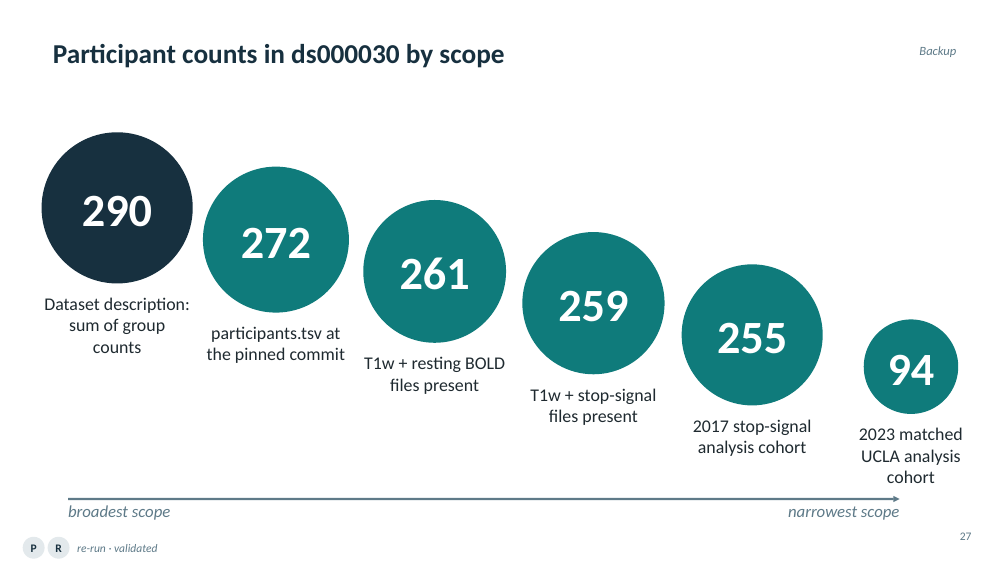
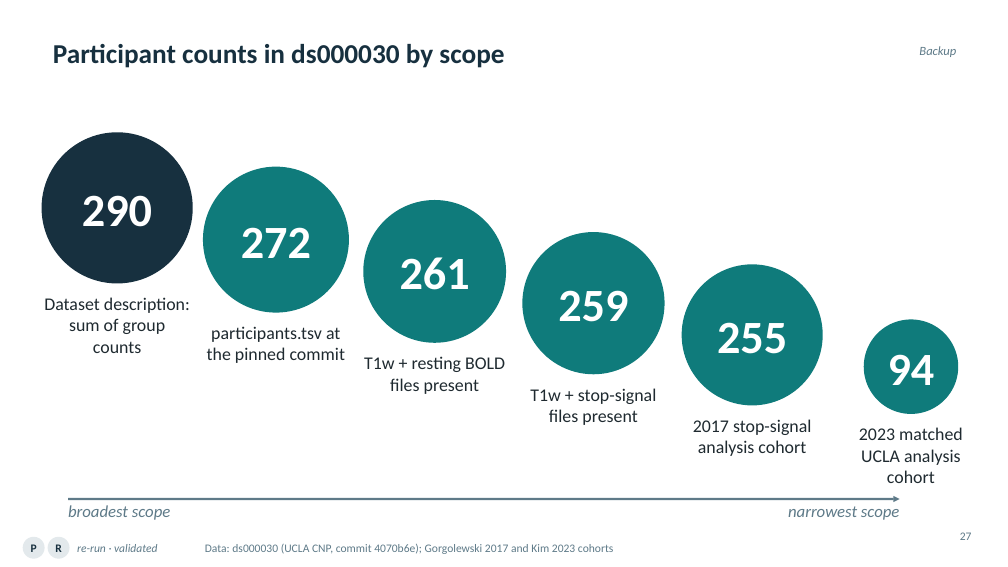
Before and after one commit to ReproNim/llm-workshop-kg, a slide deck: slide 27 of slides/Knowledge_Graphs_Skills_Neuroimaging_v4.pptx. Drawn at 1008x567 pixels with LibreOffice and Linux fonts; fonts in the diff are those of the drawing. Boxes give left, top, right and bottom in pixels: in the first picture for what was removed or moved away, otherwise in the second. Text is boxed around its words. In the diff, an @@ line names an element or a change of style, - is before the commit and + after.

```diff
--- a/slides/Knowledge_Graphs_Skills_Neuroimaging_v4.pptx
+++ b/slides/Knowledge_Graphs_Skills_Neuroimaging_v4.pptx
@@ text added at bbox=[205, 544, 613, 554], 11 pt, text #5E7A88 @@
+Data: ds000030 (UCLA CNP, commit 4070b6e); Gorgolewski 2017 and Kim 2023 cohorts
```
Also in this commit, not shown: 53 other slides changed, 2 slides added, 2 slides removed, 1 other file.
